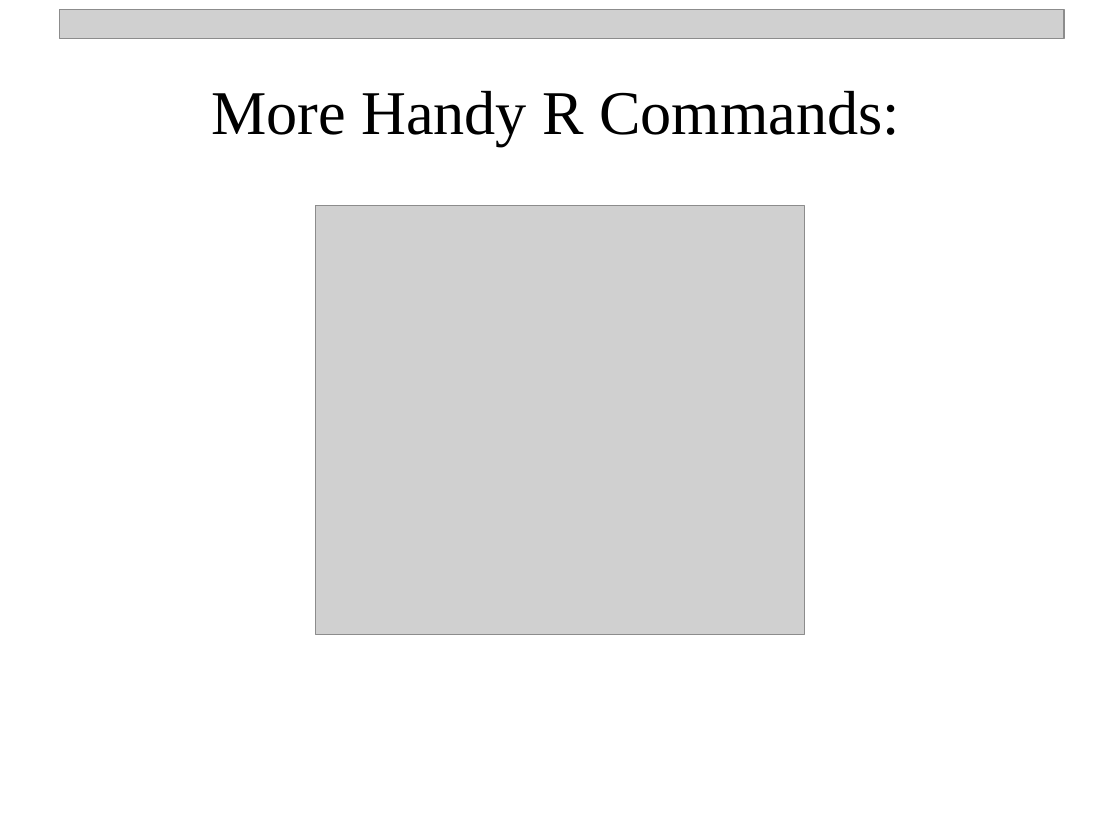
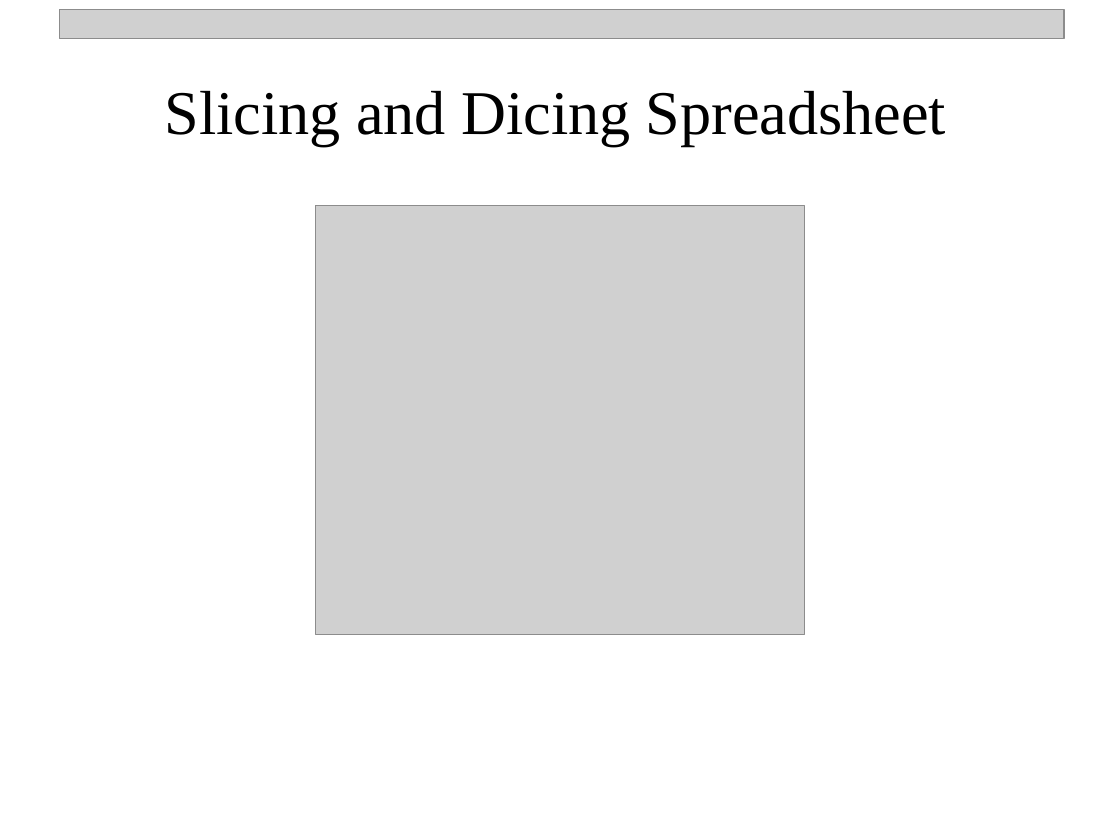
Before and after one commit to npetraco/workshop21, a slide deck: slide 18 of notes/day_1.pptx. Drawn at 1120x840 pixels with LibreOffice and Linux fonts; fonts in the diff are those of the drawing; grey boxes stand for pictures. Boxes give left, top, right and bottom in pixels: in the first picture for what was removed or moved away, otherwise in the second. Text is boxed around its words. In the diff, an @@ line names an element or a change of style, - is before the commit and + after.

```diff
--- a/notes/day_1.pptx
+++ b/notes/day_1.pptx
@@ text at [165,90,946,146]: text changed @@
-More Handy R Commands:
+Slicing and Dicing Spreadsheet
```
Also in this commit, not shown: 8 other slides changed, 4 other files.
